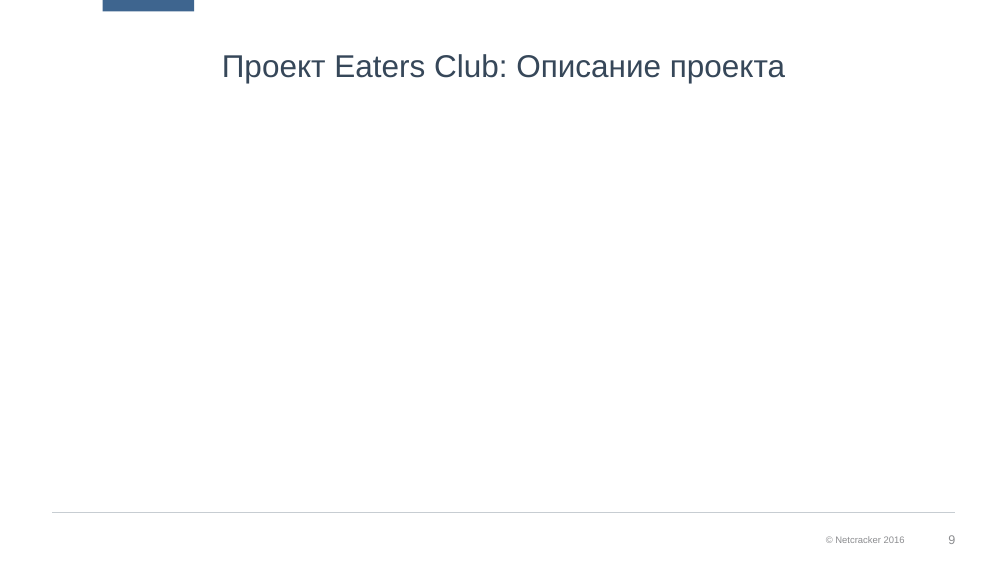
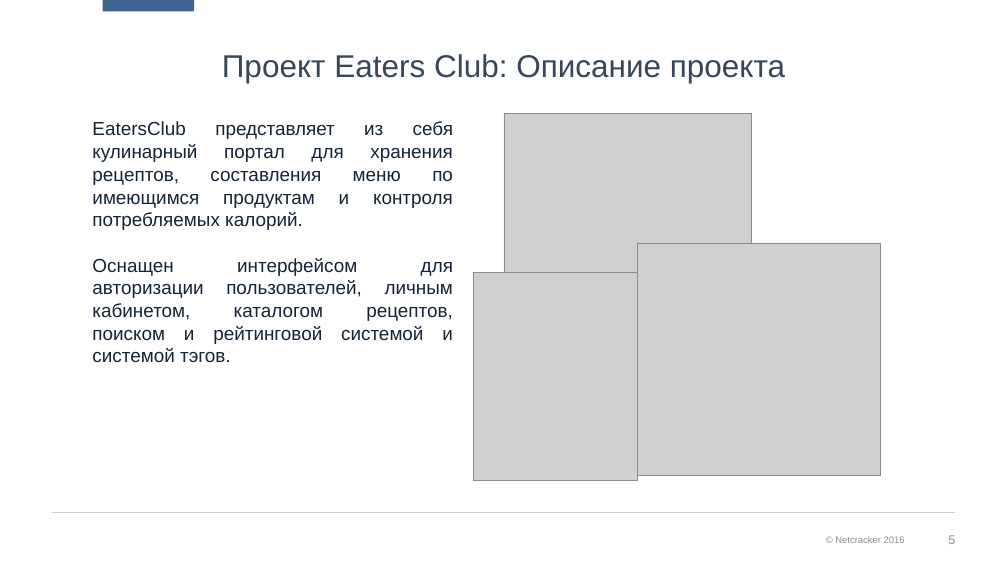
Before and after one commit to ncedu-tlt/2018-eaters-club, a slide deck: slide 5 of Eaters_Club_v0.1.pptx (slide 9 before the commit). Drawn at 1008x567 pixels with LibreOffice and Linux fonts; fonts in the diff are those of the drawing; grey boxes stand for pictures; background and template pictures are left out. Boxes give left, top, right and bottom in pixels: in the first picture for what was removed or moved away, otherwise in the second. Text is boxed around its words. In the diff, an @@ line names an element or a change of style, - is before the commit and + after.

```diff
--- a/Eaters_Club_v0.1.pptx
+++ b/Eaters_Club_v0.1.pptx
@@ picture added at (x1=504, y1=113, x2=752, y2=272) @@
@@ text added at (x1=92, y1=121, x2=453, y2=362), 18 pt, text #132437 @@
+EatersClub представляет из себя кулинарный портал для хранения рецептов, составления меню по имеющимся продуктам и контроля потребляемых калорий.
+Оснащен интерфейсом для авторизации пользователей, личным кабинетом, каталогом рецептов, поиском и рейтинговой системой и системой тэгов.
@@ picture added at (x1=637, y1=243, x2=882, y2=475) @@
@@ picture added at (x1=473, y1=272, x2=637, y2=480) @@
@@ page number at (x1=948, y1=535, x2=955, y2=544): text changed @@
-9
+5
```
Also in this commit, not shown: 3 other slides changed, 1 slide added, 5 slides removed.
